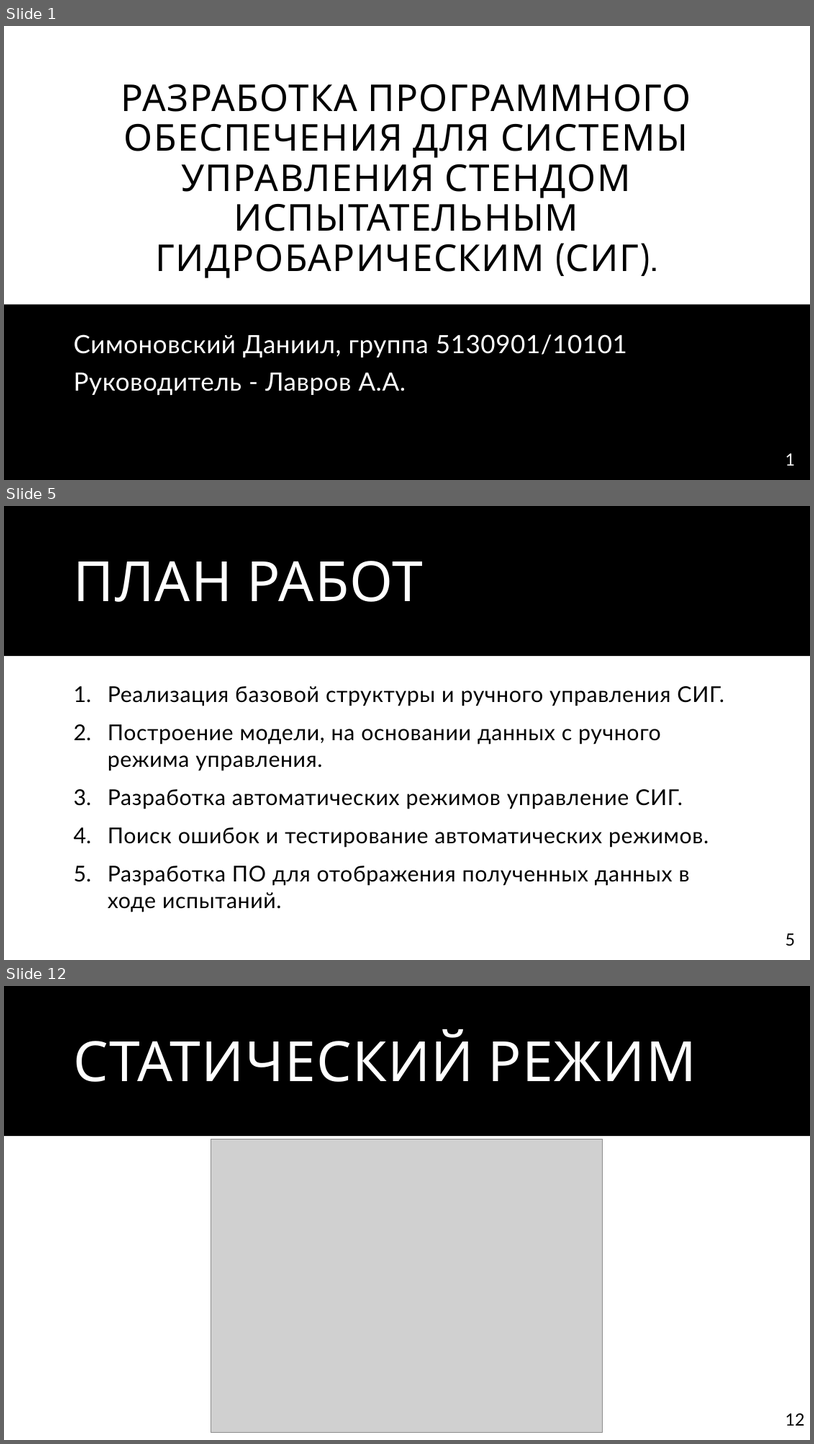
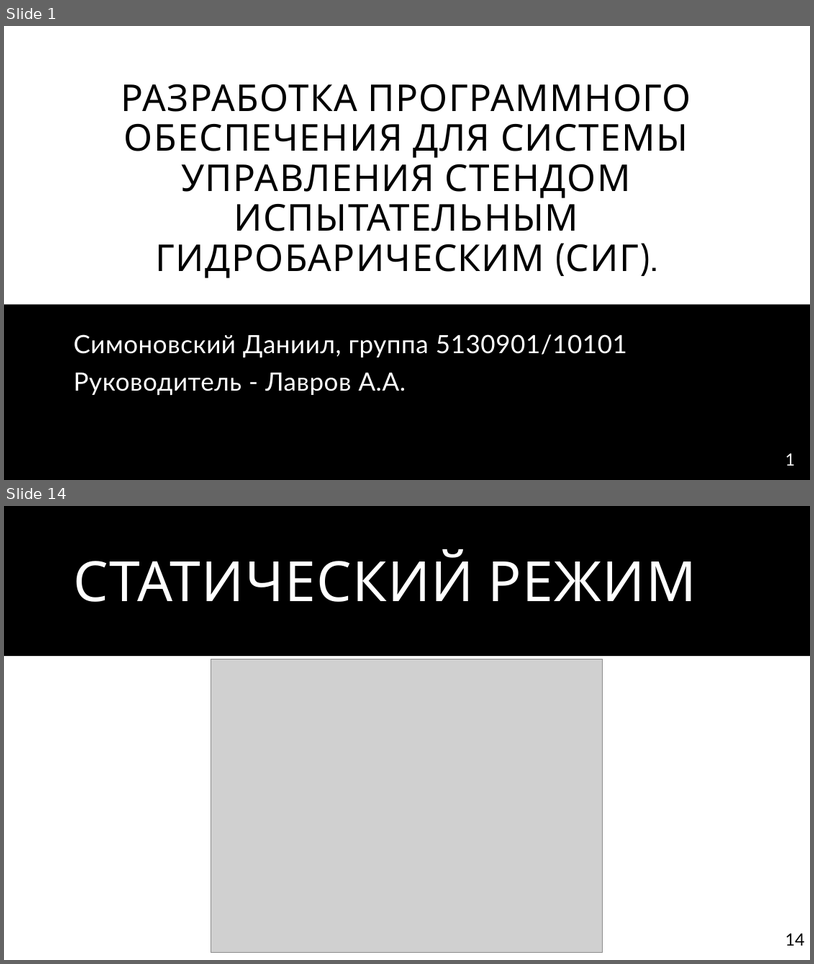
Before and after one commit to DafterT/FQW-SIG, a slide deck: Presentation/Защита СИГ.pptx. Shown one above the other, each under a label of ours: slides 1, 5 and 12 before the commit, slides 1 and 14 after it; the slides between them are not shown. The pictures are 814x1444 and 814x964 pixels, drawn with LibreOffice and Linux fonts; fonts in the diff are those of the drawing; grey boxes stand for pictures. Boxes give left, top, right and bottom in pixels: in the first picture for what was removed or moved away, otherwise in the second. Text is boxed around its words. In the diff, an @@ line names an element or a change of style, - is before the commit and + after.

```diff
--- a/Presentation/Защита СИГ.pptx
+++ b/Presentation/Защита СИГ.pptx
@@ slide 5 removed at (4, 506, 810, 960), background #FFFFFF; not listed: 1 template element that a slide beside it also shows @@
@@ title removed at (74, 561, 423, 602) @@
-ПЛАН РАБОТ
@@ text removed at (108, 686, 725, 911) @@
-1. Реализация базовой структуры и ручного управления СИГ.
-2. Построение модели, на основании данных с ручного режима управления.
-3. Разработка автоматических режимов управление СИГ.
-4. Поиск ошибок и тестирование автоматических режимов.
-5. Разработка ПО для отображения полученных данных в ходе испытаний.
@@ page number removed at (786, 933, 796, 946) @@
-5
@@ what was slide 12 is now slide 14 @@
@@ page number at (786, 933, 805, 945): text changed @@
-12
+14
```
Also in this commit, not shown: 4 slides changed, 9 slides added, 8 other slides removed, 19 other files.
